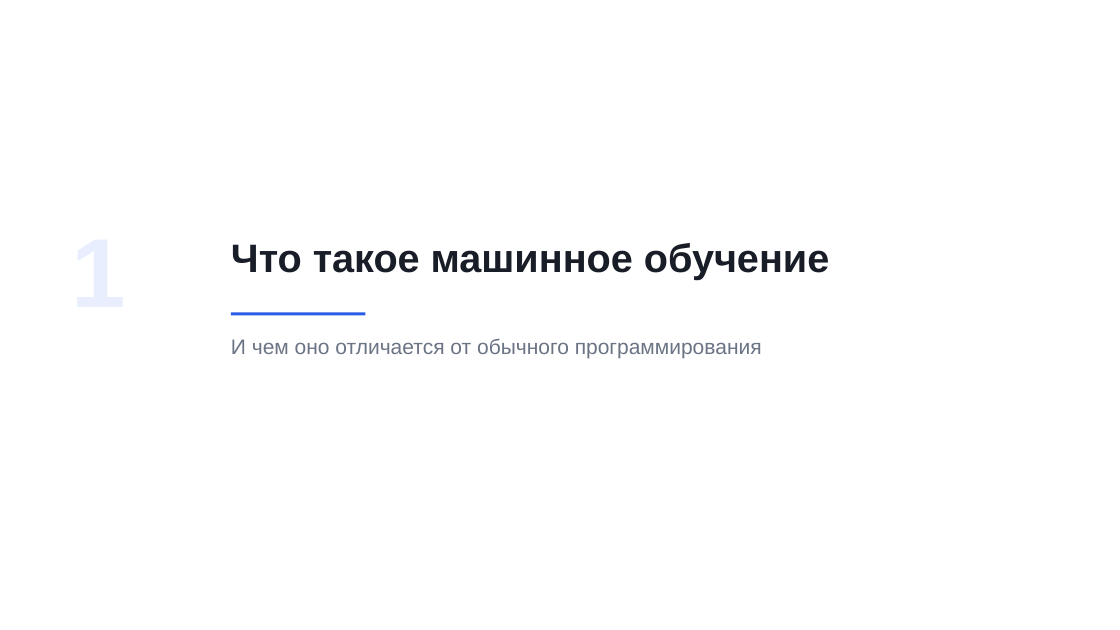
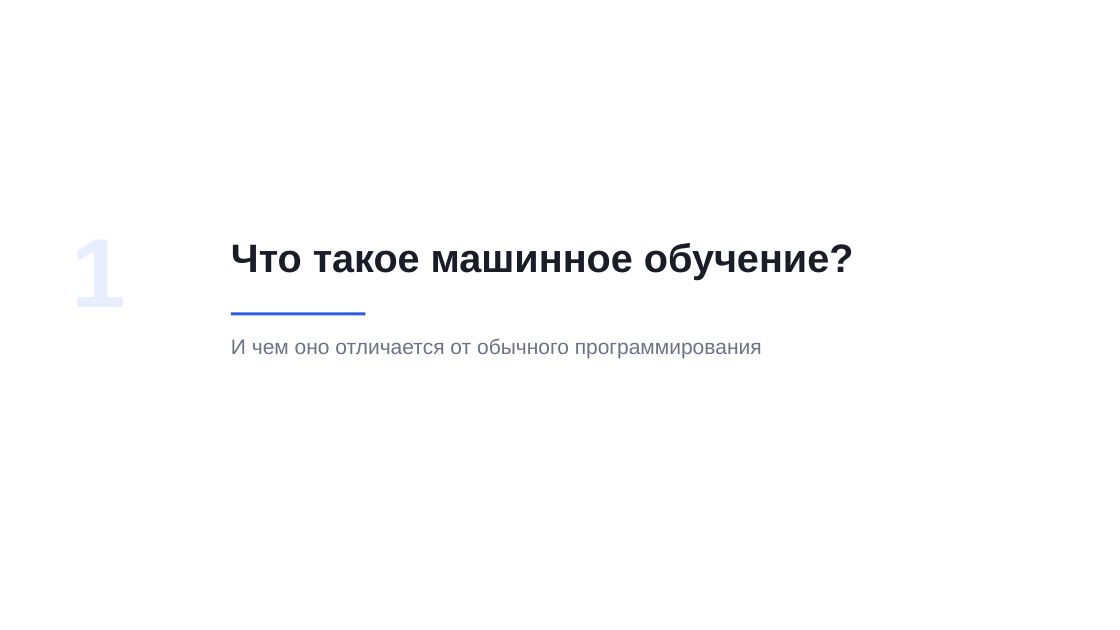
Before and after one commit to rustam-azimov/ml-course-hse, a slide deck: slide 8 of lectures/lecture01.pptx. Drawn at 1120x630 pixels with LibreOffice and Linux fonts; fonts in the diff are those of the drawing. Boxes give left, top, right and bottom in pixels: in the first picture for what was removed or moved away, otherwise in the second. Text is boxed around its words. In the diff, an @@ line names an element or a change of style, - is before the commit and + after.

```diff
--- a/lectures/lecture01.pptx
+++ b/lectures/lecture01.pptx
@@ text at <box>231,243,854,280</box>: text changed @@
-Что такое машинное обучение
+Что такое машинное обучение?
```
Also in this commit, not shown: 13 other slides changed, 2 other files.
